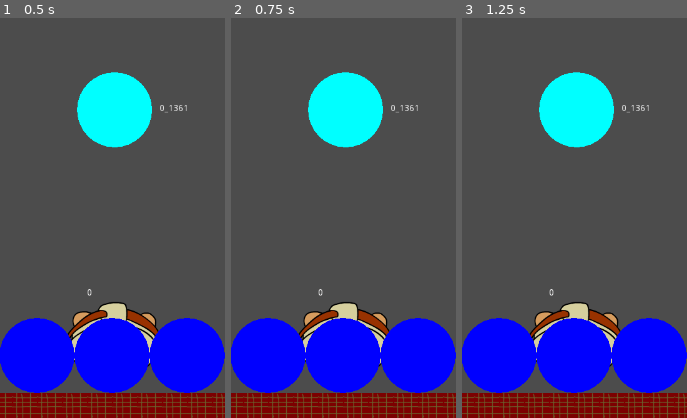
Above: before the commit, frames 1-3 (left to right).
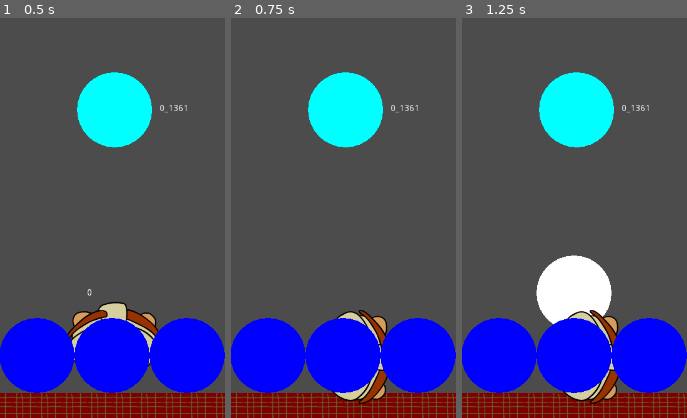
Above: after the commit, the same moments.

Repository: algch/bricks
Game: Godot game, scene res://scenarios/arena.tscn
Same seed, same stepped clock (60 frames per second), same inputs: the game is played once before the commit and once after it. This scene is started directly instead of the project's main scene.
Inputs (mouse positions are % of the whole screen's width and height, from its top left):
- Up to frame 1 (0.5 s): no input
- Up to frame 2 (0.75 s): tap Enter at 0.5 s; move the mouse to (72, 45) at 0.52 s; press the mouse at (72, 45) at 0.53 s
- Up to frame 3 (1.25 s): no input
The pictures show only the part of the screen within x 25-75%, y 50-100%; the shares and areas given below are measured in that part.

Frame 1 is identical in both runs. In frame 2, 2.5% of the frame differs, in the area x 30-71%, y 67-97%; in frame 3, 6.2%, in the area x 30-71%, y 59-97%.

Commit message:
POC

Diff:
--- a/brick/brickSpawner.gd
+++ b/brick/brickSpawner.gd
@@ -6,7 +6,7 @@
 const BRICK_SPACE = 10
 onready var arena = get_node('/root/arena/')
 var should_move = false
-var MAX_SPEED = 100
+var MAX_SPEED = 500
 var speed = MAX_SPEED
 var direction = null
 var sender_id = null
@@ -21,7 +21,7 @@
 		direction = collider.direction.bounce(normal).rotated(PI)
 		$movementTimer.start()
 
-		var brick_dir = Vector2(0, 1)
+		var brick_dir = Vector2(0, -1)
 		if collider.sender_id == sender_id:
 			brick_dir *= -1
 		var brick = self.createBrick(brick_dir)
--- a/player/player.gd
+++ b/player/player.gd
@@ -78,14 +78,12 @@
 		$weaponTimer.stop()
 		is_pressed = false
 		can_shoot = false
+	rpc('syncShootingState', can_shoot)
 
 func _draw():
 	if is_pressed:
-		draw_line(
-			reference_pos - position,
-			get_global_mouse_position() - position,
-			Color(.8, .8, .8)
-		)
+		var arrow_dir = reference_pos - get_global_mouse_position()
+		draw_line(Vector2(0, 0), arrow_dir, Color(.8, .8, .8))
 	if can_shoot:
 		draw_circle(
 			Vector2(0, -100),
@@ -95,6 +93,9 @@
 
 func _process(delta):
 	update()
+	if is_pressed:
+		var arrow_dir = reference_pos - get_global_mouse_position()
+		$shooter.rotation = arrow_dir.angle() + PI/2
 
 func _on_Area2D_body_entered(body):
 	body.rpc('destroy')
--- a/player/player.tscn
+++ b/player/player.tscn
@@ -83,6 +83,6 @@
 shape = SubResource( 2 )
 
 [node name="weaponTimer" type="Timer" parent="."]
-wait_time = 2.0
+wait_time = 0.5
 [connection signal="body_entered" from="Area2D" to="." method="_on_Area2D_body_entered"]
 [connection signal="timeout" from="weaponTimer" to="." method="_on_weaponTimer_timeout"]
